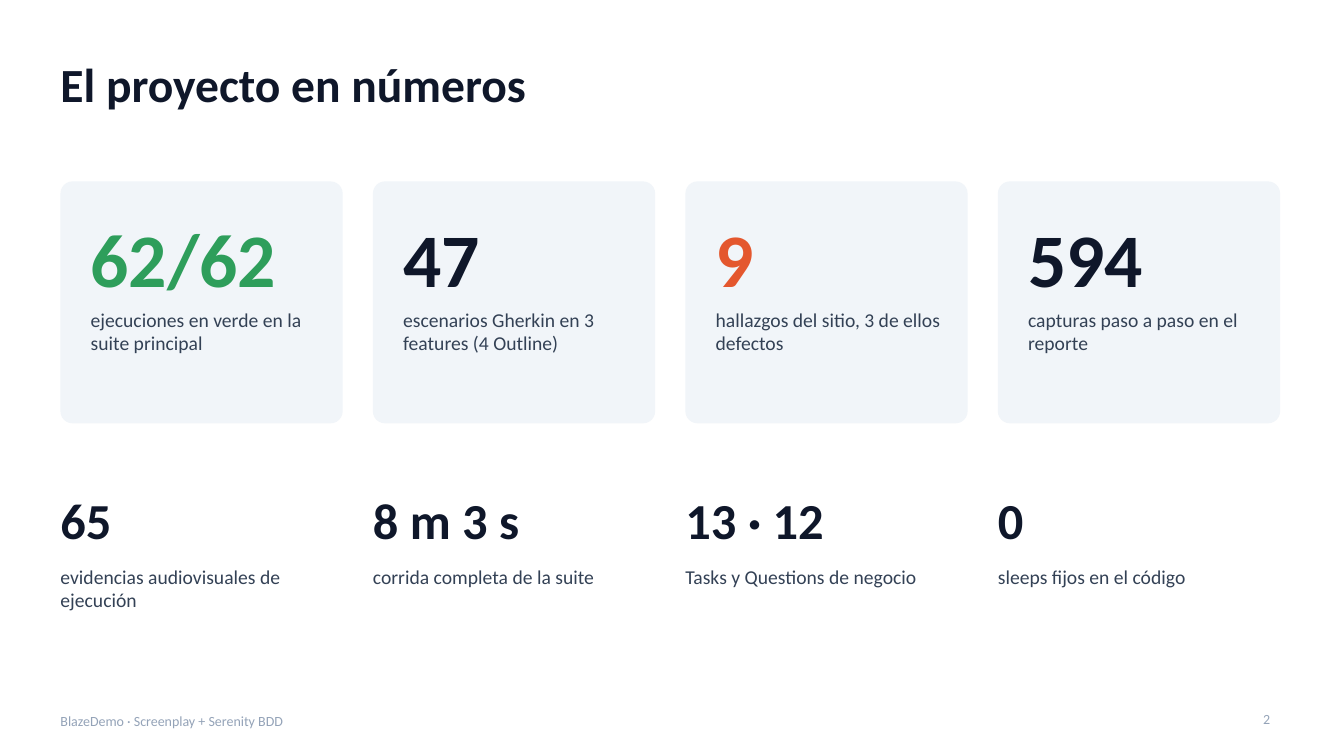
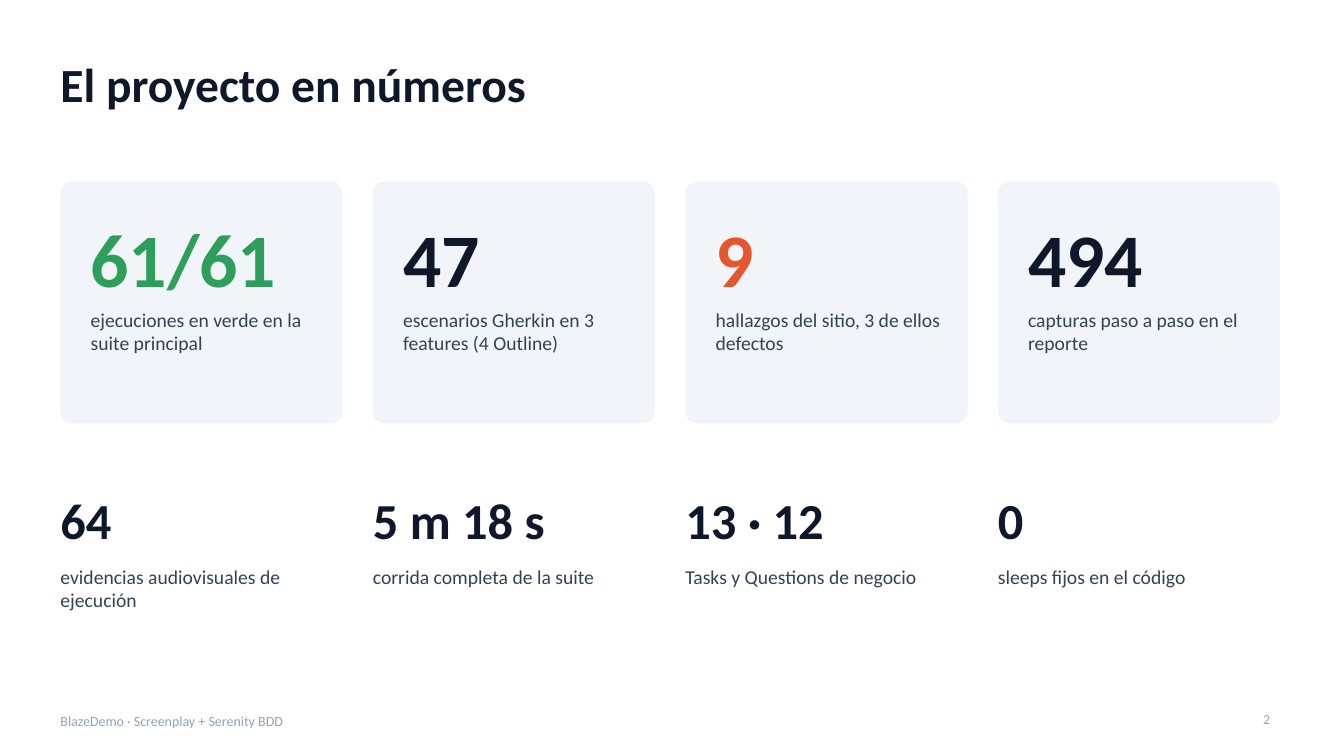
Before and after one commit to Santiagodutr/blazedemo-screenplay-serenity, a slide deck: slide 2 of presentacion/BlazeDemo_Screenplay_Sustentacion.pptx. Drawn at 1344x756 pixels with LibreOffice and Linux fonts; fonts in the diff are those of the drawing. Boxes give left, top, right and bottom in pixels: in the first picture for what was removed or moved away, otherwise in the second. Text is boxed around its words. In the diff, an @@ line names an element or a change of style, - is before the commit and + after.

```diff
--- a/presentacion/BlazeDemo_Screenplay_Sustentacion.pptx
+++ b/presentacion/BlazeDemo_Screenplay_Sustentacion.pptx
@@ text at bbox=[91, 234, 276, 291]: text changed @@
-62/62
+61/61
@@ text at bbox=[1028, 237, 1143, 287]: text changed @@
-594
+494
@@ text at bbox=[60, 504, 111, 540]: text changed @@
-65
+64
@@ text at bbox=[373, 504, 545, 540]: text changed @@
-8 m 3 s
+5 m 18 s
```
Also in this commit, not shown: 9 other slides changed, 11 other files.
